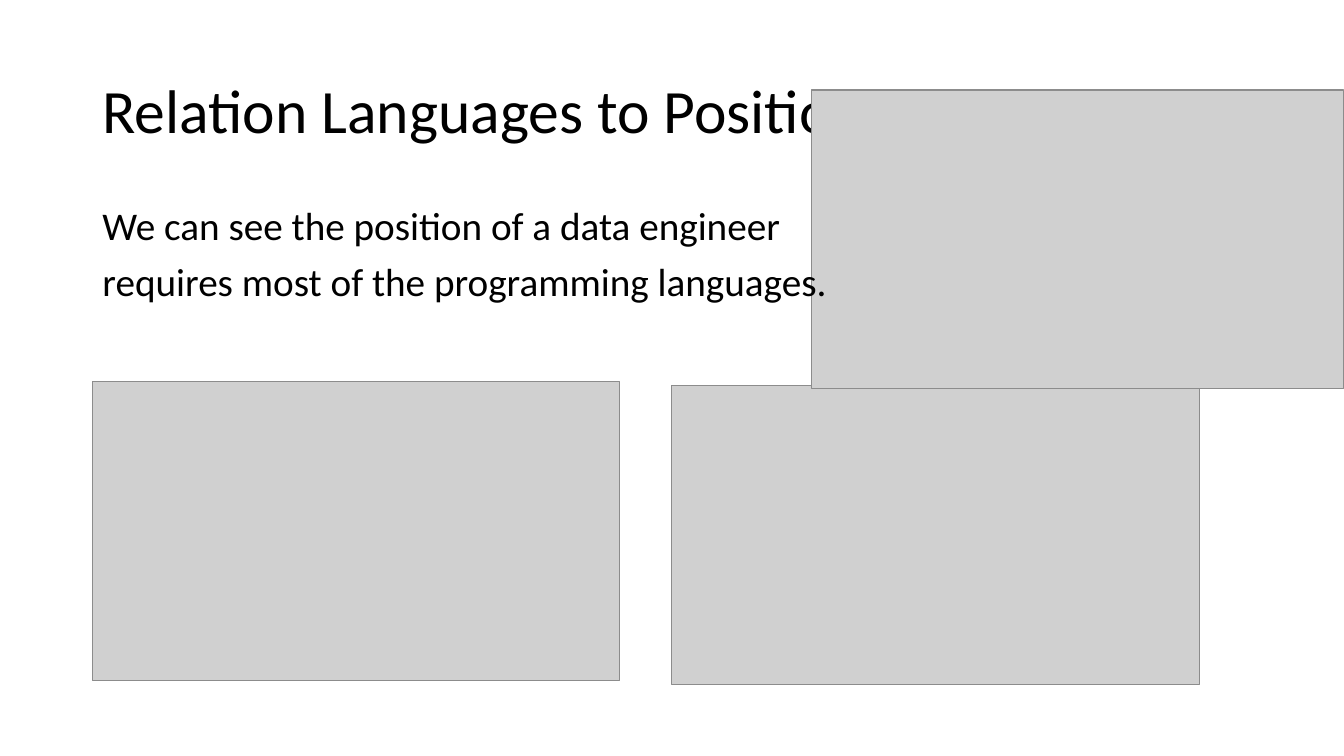
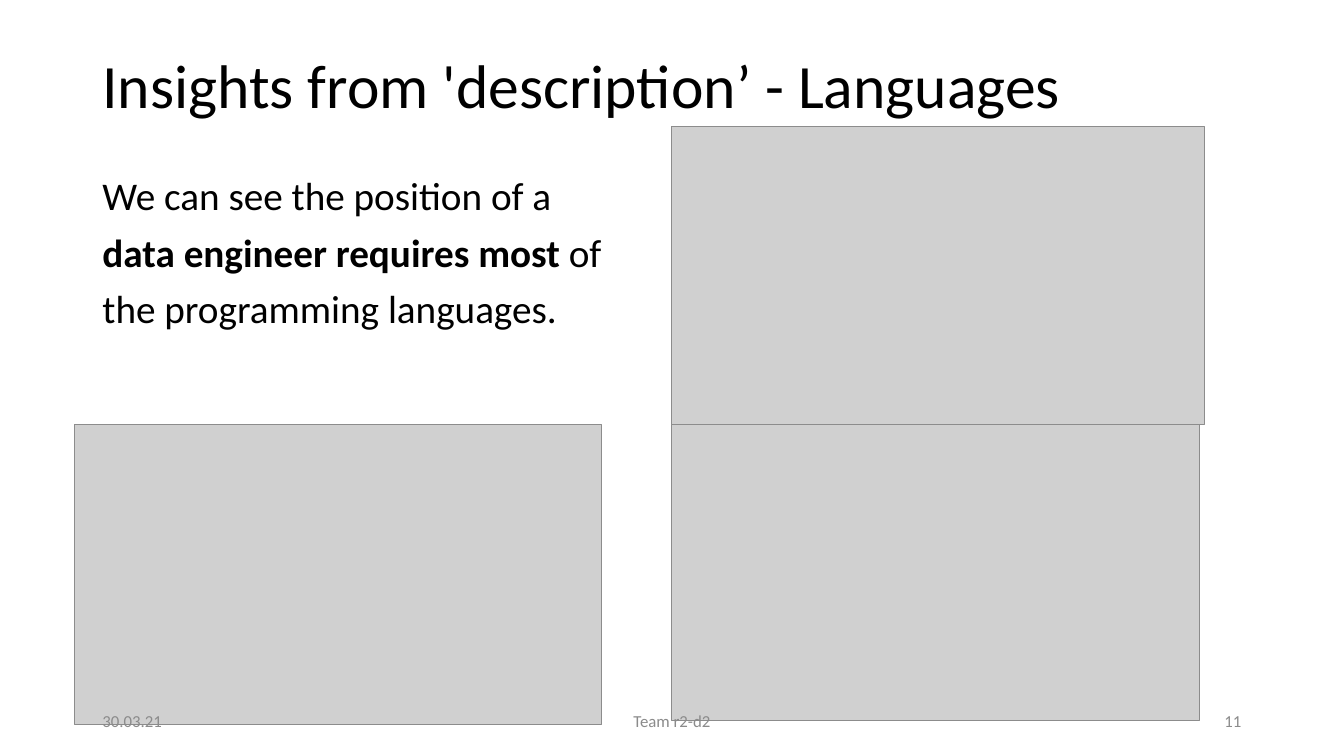
Before and after one commit to JosephineBiedermann/GroupProject1, a slide deck: slide 11 of Project1Presentation.pptx (slide 10 before the commit). Drawn at 1344x756 pixels with LibreOffice and Linux fonts; fonts in the diff are those of the drawing; grey boxes stand for pictures. Boxes give left, top, right and bottom in pixels: in the first picture for what was removed or moved away, otherwise in the second. Text is boxed around its words. In the diff, an @@ line names an element or a change of style, - is before the commit and + after.

```diff
--- a/Project1Presentation.pptx
+++ b/Project1Presentation.pptx
@@ title at box(102, 65, 1060, 119): text changed @@
-Relation Languages to Positions
+Insights from 'description’ - Languages
@@ picture: place and size @@
-picture at box(812, 90, 1344, 388)
+picture at box(671, 126, 1204, 424)
@@ text at box(102, 182, 602, 330): text changed @@
-We can see the position of a data engineer
-requires most of the programming languages.
+We can see the position of a
+data engineer requires most of
+the programming languages.
@@ picture: place and size @@
-picture at box(93, 381, 620, 681)
+picture at box(75, 425, 602, 725)
@@ picture: place and size @@
-picture at box(671, 385, 1200, 684)
+picture at box(671, 421, 1200, 720)
@@ text added at box(102, 716, 161, 732), 12 pt, text #8C8C8C @@
+30.03.21
@@ text added at box(633, 715, 711, 732), 12 pt, text #8C8C8C @@
+Team r2-d2
@@ page number added at box(1224, 716, 1241, 727), 12 pt, text #8C8C8C @@
+11
```
Also in this commit, not shown: 13 other slides changed, 6 slides added, 1 slide removed.
